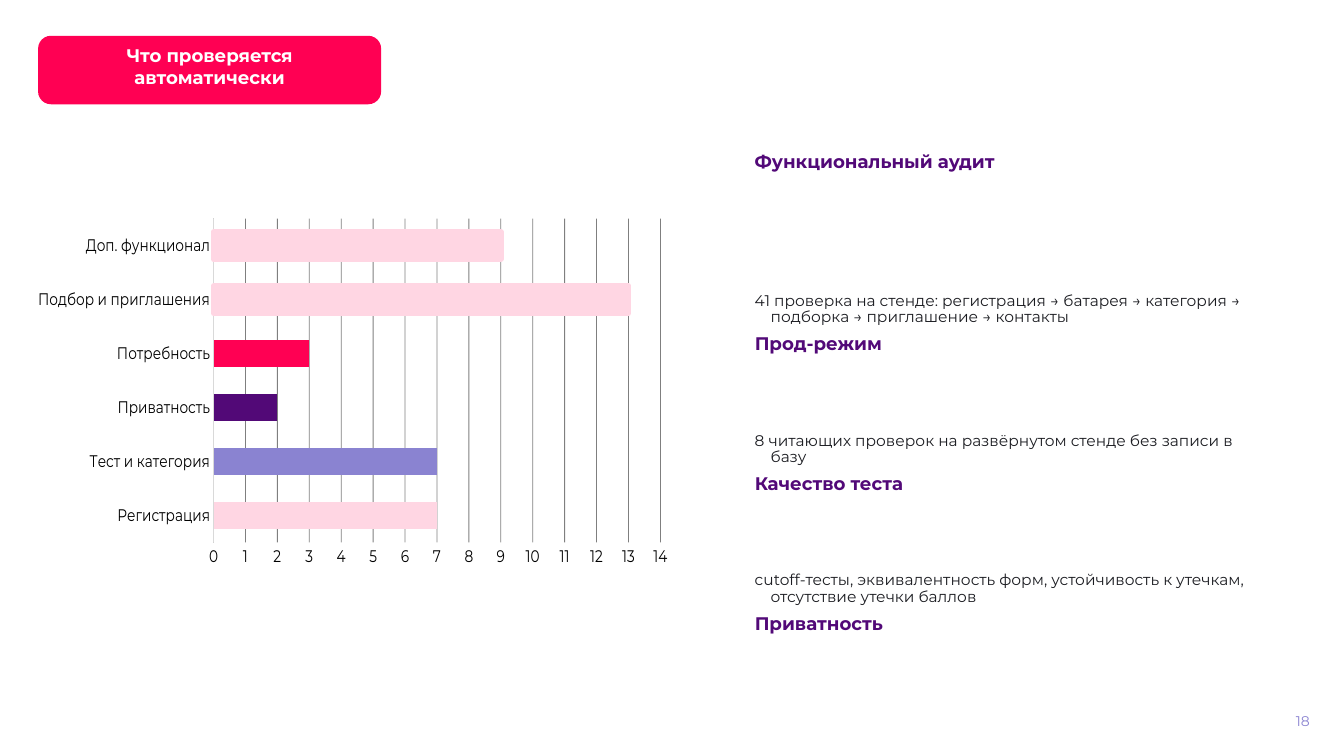
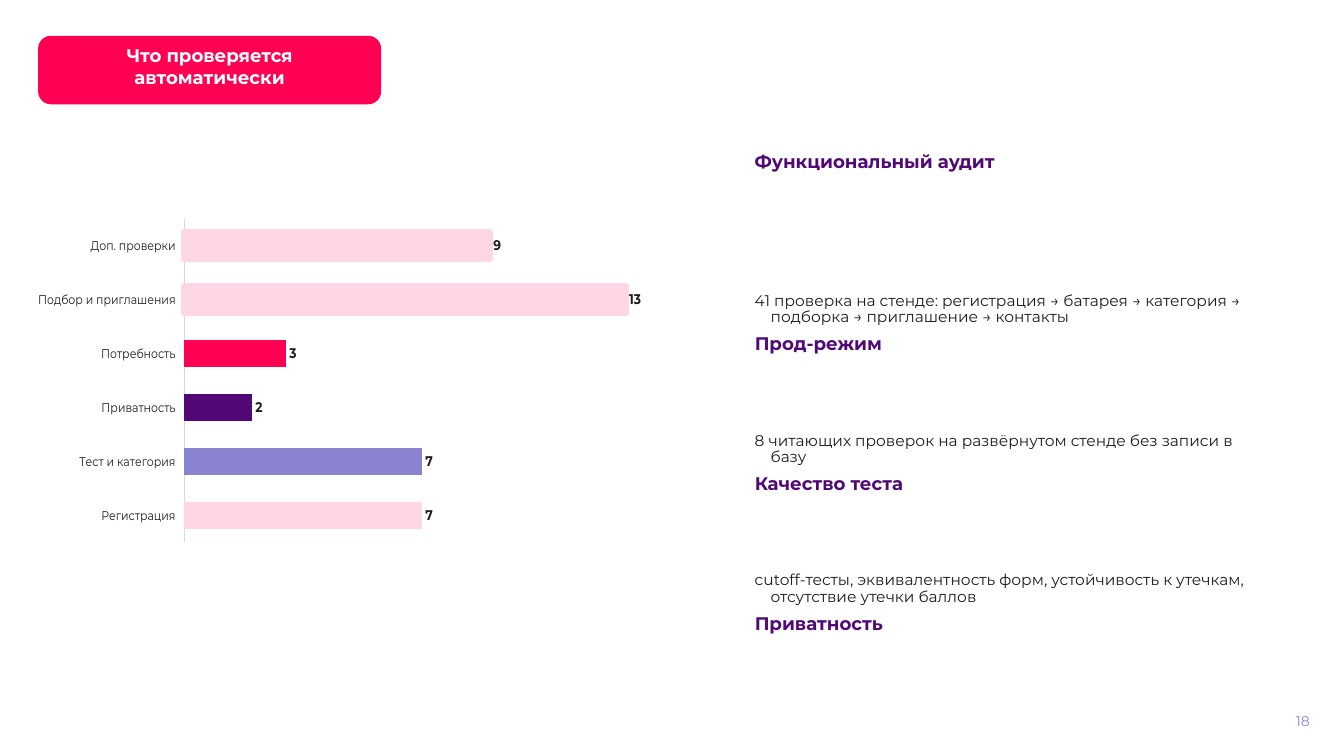
Before and after one commit to BaskovKonstantin/handcheck, a slide deck: slide 18 of docs/presentation/HandCheck-ФСП-2026.pptx. Drawn at 1344x756 pixels with LibreOffice and Linux fonts; fonts in the diff are those of the drawing; background and template pictures are left out. Boxes give left, top, right and bottom in pixels: in the first picture for what was removed or moved away, otherwise in the second. Text is boxed around its words. In the diff, an @@ line names an element or a change of style, - is before the commit and + after.

```diff
--- a/docs/presentation/HandCheck-ФСП-2026.pptx
+++ b/docs/presentation/HandCheck-ФСП-2026.pptx
@@ bar chart at (38,157,673,642) @@
-categories: Регистрация, Тест и категория, Приватность, Потребность, Подбор и приглашения, Доп. функционал
+categories: Регистрация, Тест и категория, Приватность, Потребность, Подбор и приглашения, Доп. проверки
@@ data labels of Series 1 added @@
@@ category axis changed @@
@@ value axis changed @@
@@ lettering changed @@
```
Also in this commit, not shown: 3 other slides changed, 1 slide added, 1 slide removed, 5 other files.
